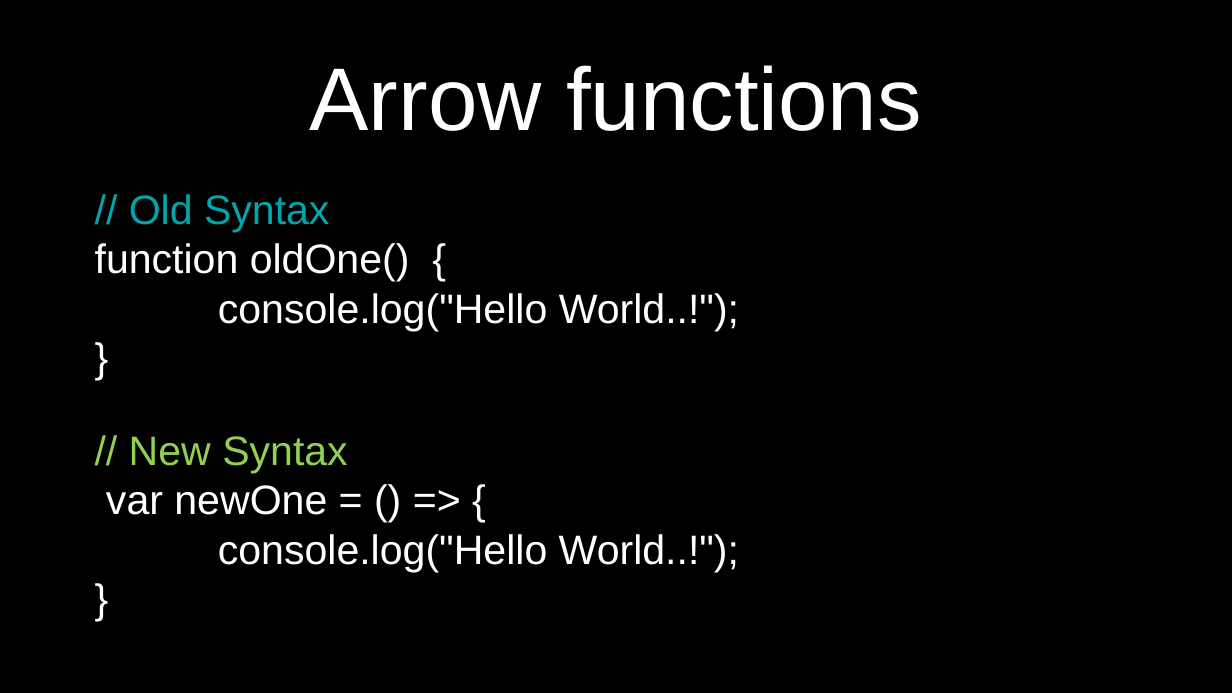
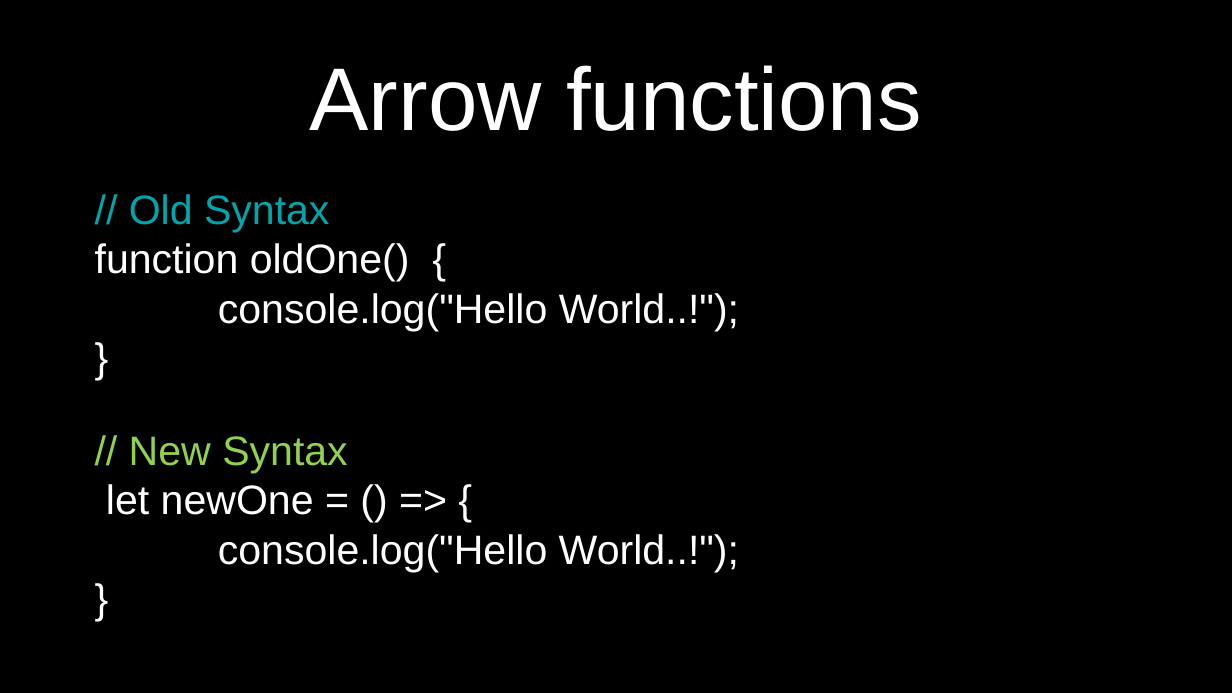
Before and after one commit to petereijgermans11/frontend-cursus, a slide deck: slide 14 of frontend-cursus/ 4 - ECMAScript 6 node-browser.pptx (slide 13 before the commit). Drawn at 1232x693 pixels with LibreOffice and Linux fonts; fonts in the diff are those of the drawing. Boxes give left, top, right and bottom in pixels: in the first picture for what was removed or moved away, otherwise in the second. Text is boxed around its words. In the diff, an @@ line names an element or a change of style, - is before the commit and + after.

```diff
--- a/frontend-cursus/ 4 - ECMAScript 6 node-browser.pptx
+++ b/frontend-cursus/ 4 - ECMAScript 6 node-browser.pptx
@@ text at <box>106,484,739,572</box>: text changed @@
-var newOne = () => {
-console.log("Hello World..!");
-}
+let newOne = () => {
+console.log("Hello World..!");
+}
```
Also in this commit, not shown: 1 other slide changed, 1 slide added, 3 other files.
